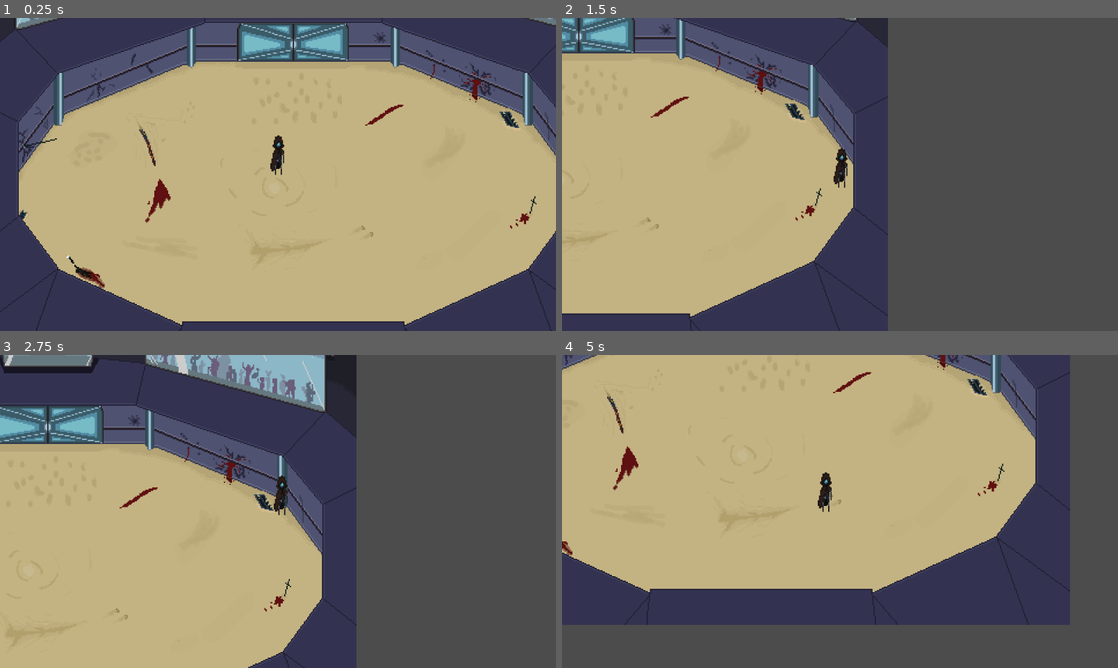
Above: before the commit, frames 1-4 (two rows, left to right).
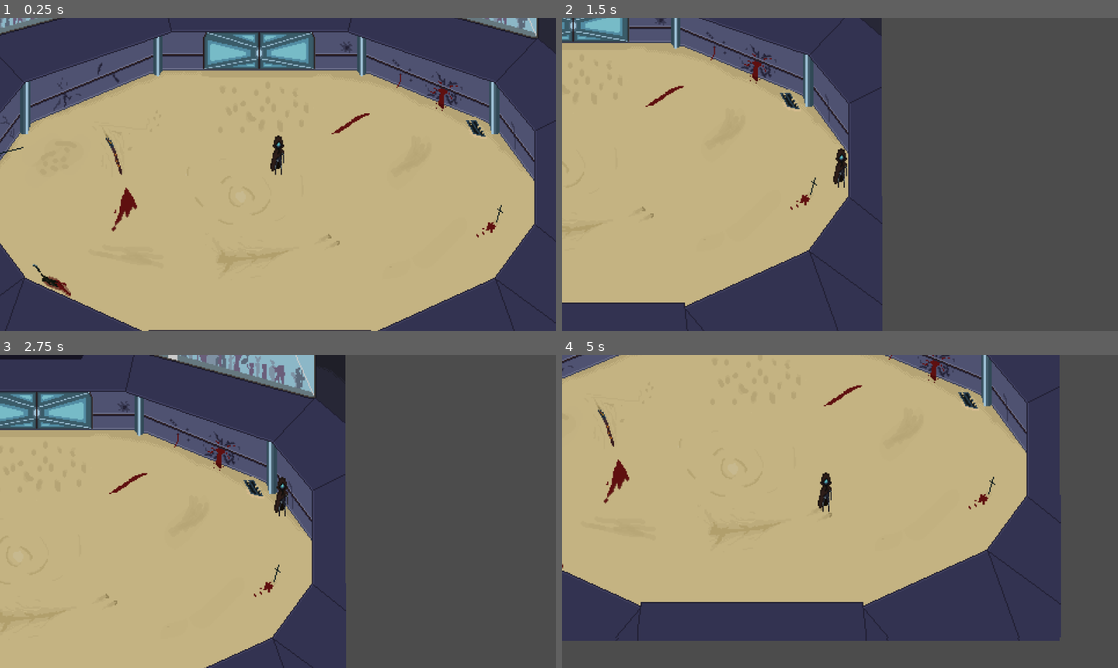
Above: after the commit, the same moments.

Repository: BeaverNotACat/Iudus-Project
Game: Godot game, scene res://World.tscn
Two runs of this game, one before a commit and one after it. Both use one fixed random seed, a clock stepped at 60 frames per second and the inputs below.
Inputs (mouse positions are in pixels of both pictures, inside the frame that each line leads up to):
- Up to frame 1 (0.25 s): no input
- Up to frame 2 (1.5 s): tap Enter at 0.5 s; move the mouse to (962, 158) at 0.52 s; hold D (ui_right) 0.53-1.28 s; tap Space (dash) at 0.6 s; move the mouse to (728, 190) at 1.27 s; hold S (ui_down) from 1.28 s (still down); click (728, 190) at 1.35 s
- Up to frame 3 (2.75 s): move the mouse to (333, 442) at 2.02 s; release S (ui_down) at 2.03 s; hold D (ui_right) from 2.03 s (still down); tap Space (dash) at 2.1 s
- Up to frame 4 (5 s): move the mouse to (812, 574) at 2.77 s; release D (ui_right) at 2.78 s; hold W (ui_up) 2.78-3.53 s; click (812, 574) at 2.85 s; move the mouse to (1006, 558) at 3.52 s; hold A (ui_left) from 3.53 s (still down); tap Space (dash) at 3.6 s; move the mouse to (673, 464) at 4.27 s; click (673, 464) at 4.35 s

The runs differ from the first frame. In frame 1, 22% of the frame differs, in the area x 0-100%, y 0-100%; in frame 2, 8.8%; in frame 3, 15%; in frame 4, 14%.

Commit message:
Не пугайся просто по другому импортировал спрайты.
Поменял спрайты и коллизию арены

Diff:
--- a/World.tscn
+++ b/World.tscn
@@ -1,66 +1,72 @@
-[gd_scene load_steps=13 format=2]
+[gd_scene load_steps=11 format=2]
 
-[ext_resource path="res://Arena/Sprites/Downer walls.png" type="Texture" id=1]
+[ext_resource path="res://Arena/Sprites/Arena_walls_and_floor.png" type="Texture" id=1]
 [ext_resource path="res://Character/Character.tscn" type="PackedScene" id=2]
 [ext_resource path="res://shaders/JitterFree.tres" type="Shader" id=3]
-[ext_resource path="res://Arena/Sprites/Land.png" type="Texture" id=4]
-[ext_resource path="res://Arena/Sprites/Upper walls.png" type="Texture" id=5]
-[ext_resource path="res://Arena/Sprites/Tribunes.png" type="Texture" id=6]
-[ext_resource path="res://Arena/Sprites/Gates.png" type="Texture" id=7]
+[ext_resource path="res://Arena/Sprites/Arena_gates.png" type="Texture" id=4]
+[ext_resource path="res://Arena/Sprites/Arena_tribunes.png" type="Texture" id=5]
+[ext_resource path="res://downer walls.png" type="Texture" id=6]
 
-[sub_resource type="ShaderMaterial" id=2]
-shader = ExtResource( 3 )
-
-[sub_resource type="ShaderMaterial" id=3]
+[sub_resource type="ShaderMaterial" id=7]
 shader = ExtResource( 3 )
 
 [sub_resource type="ShaderMaterial" id=4]
 shader = ExtResource( 3 )
 
-[sub_resource type="ShaderMaterial" id=5]
+[sub_resource type="ShaderMaterial" id=6]
 shader = ExtResource( 3 )
 
-[sub_resource type="ShaderMaterial" id=6]
+[sub_resource type="ShaderMaterial" id=8]
 shader = ExtResource( 3 )
 
 [node name="World" type="Node2D"]
 
 [node name="Arena" type="StaticBody2D" parent="."]
+position = Vector2( -2, 0 )
 __meta__ = {
 "_edit_group_": true
 }
 
-[node name="Land" type="Sprite" parent="Arena"]
-material = SubResource( 2 )
-position = Vector2( 266, 238 )
+[node name="ArenaGates" type="Sprite" parent="Arena"]
+material = SubResource( 7 )
+position = Vector2( 268.5, 106 )
 texture = ExtResource( 4 )
+__meta__ = {
+"_edit_lock_": true
+}
 
-[node name="DownerWalls" type="Sprite" parent="Arena"]
-material = SubResource( 3 )
-position = Vector2( 266, 318 )
+[node name="Gates_colision" type="CollisionPolygon2D" parent="Arena"]
+position = Vector2( 57, 0 )
+polygon = PoolVector2Array( 163, 123, 260, 123, 260, 122, 163, 122 )
+__meta__ = {
+"_edit_lock_": true
+}
+
+[node name="ArenaWallsAndFloor" type="Sprite" parent="Arena"]
+material = SubResource( 4 )
+position = Vector2( 268.5, 190.5 )
 texture = ExtResource( 1 )
+__meta__ = {
+"_edit_lock_": true
+}
 
-[node name="UpperWalls" type="Sprite" parent="Arena"]
-material = SubResource( 4 )
-position = Vector2( 266, 129 )
+[node name="Arena_colision" type="CollisionPolygon2D" parent="Arena"]
+position = Vector2( 2, 0 )
+polygon = PoolVector2Array( 218, 123, 183, 123, 175, 126, 173, 126, 69, 169, 67, 178, 61, 178, 60, 177, 30, 219, 30, 256, 54, 309, 59, 315, 152, 374, 169, 378, 365, 378, 383, 375, 475, 315, 480, 310, 504, 256, 504, 218, 474, 177, 473, 178, 467, 178, 465, 169, 363, 126, 359, 126, 351, 123, 315, 123, 315, 122, 351, 122, 359, 125, 363, 125, 465, 168, 474, 176, 505, 218, 505, 256, 481, 310, 475, 316, 383, 376, 365, 379, 169, 379, 152, 375, 59, 316, 53, 309, 29, 257, 29, 219, 60, 176, 69, 168, 173, 125, 175, 125, 183, 122, 218, 122 )
+__meta__ = {
+"_edit_lock_": true
+}
+
+[node name="ArenaTribunes" type="Sprite" parent="Arena"]
+material = SubResource( 6 )
+position = Vector2( 269, 47.5 )
 texture = ExtResource( 5 )
-
-[node name="Gates" type="Sprite" parent="Arena"]
-material = SubResource( 5 )
-position = Vector2( 266, 108 )
-texture = ExtResource( 7 )
-
-[node name="Tribunes" type="Sprite" parent="Arena"]
-material = SubResource( 6 )
-position = Vector2( 266, 49 )
-texture = ExtResource( 6 )
-
-[node name="CollisionPolygon2D" type="CollisionPolygon2D" parent="Arena"]
-scale = Vector2( 1, 1.00009 )
-polygon = PoolVector2Array( 169, 378, 169, 377, 365.927, 377.001, 380, 372, 475, 315, 479, 308.972, 503.03, 257.979, 504, 256, 504, 218, 503.073, 216.97, 473, 178, 464, 169, 359, 126, 350, 123, 184, 123, 175, 126, 70, 169, 60, 178, 30.947, 217.188, 30, 217.98, 30, 256, 30.9148, 256.977, 55, 307.972, 60, 312, 155, 371, 168, 377, 168, 378, 0, 378, 0, 0, 534, 0, 534, 378 )
+__meta__ = {
+"_edit_lock_": true
+}
 
 [node name="Character" parent="." instance=ExtResource( 2 )]
-position = Vector2( 253, 222 )
+position = Vector2( 283, 213 )
 
 [node name="Camera2D" type="Camera2D" parent="Character"]
 current = true
@@ -68,6 +74,6 @@
 smoothing_speed = 10.0
 
 [node name="DownerWalls" type="Sprite" parent="."]
-material = SubResource( 3 )
-position = Vector2( 266, 318 )
-texture = ExtResource( 1 )
+material = SubResource( 8 )
+position = Vector2( 267, 316.5 )
+texture = ExtResource( 6 )
Binary file added: Arena/Sprites/Arena_gates.png
Not shown, changed: Arena/Sprites/Arena_gates.png.import
Renamed: Arena/Sprites/Tribunes.png -> Arena/Sprites/Arena_tribunes.png
Not shown, changed: Arena/Sprites/Arena_tribunes.png.import
Binary file added: Arena/Sprites/Arena_walls_and_floor.png
Not shown, changed: Arena/Sprites/Arena_walls_and_floor.png.import
Binary file removed: Arena/Sprites/Downer walls.png
Binary file removed: Arena/Sprites/Gates.png
Binary file removed: Arena/Sprites/Land.png
Not shown, removed: Arena/Sprites/Tribunes.png.import
Binary file removed: Arena/Sprites/Upper walls.png
Not shown, removed: Arena/Sprites/Upper walls.png.import
